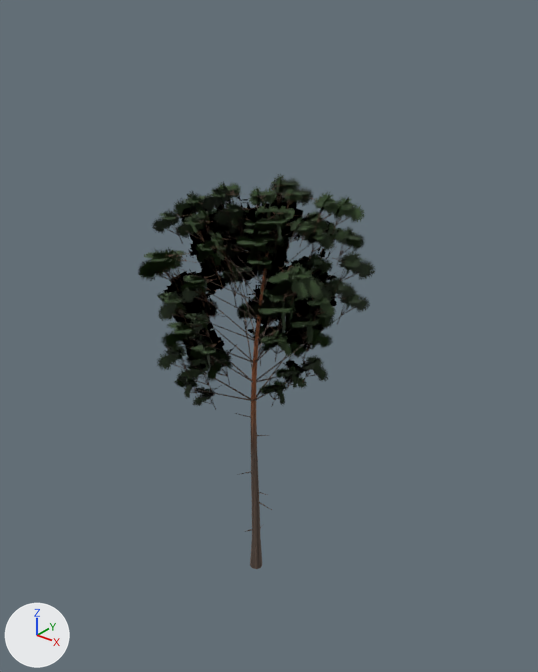
A saved change to the glTF model assets/models/trees/tree_pine.glb.
Camera for both pictures: a camera (50 mm lens) standing at (19.3, -23.0, 27.9) and looking at (0.4, 0.5, 13.3). Lighting does not change. The marker at lower left points along +X, +Y and +Z. The older version comes first. Objects named as collision shapes, trigger or cutter boxes, shadow casters or lower levels of detail are left out. Vertices at exactly the same position are counted once.

Script lines for the objects in view, before the commit:
```python
me_lod0 = bpy.data.meshes.new('LOD0')
me_lod0.from_pydata(...)  # 1522 vertices, 1048 faces; spans x -5.7..5.6, y -5.8..5.8, z 0.0..21.1
# faces by material slot: [490, 558]
me_lod0.materials.append(mat_bark_pine)  # picture img_pine_bark
me_lod0.materials.append(mat_leaf_pine)
ob_lod0 = bpy.data.objects.new('LOD0', me_lod0)
ob_lod0.location = (0.0, 0.0, 0.0)
```
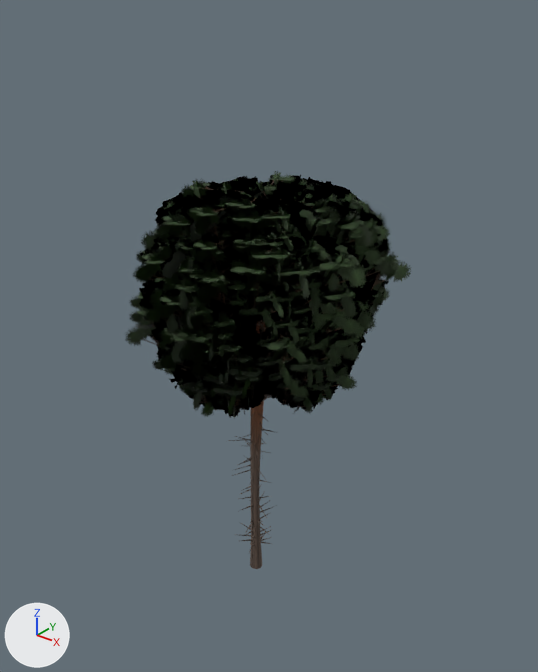
What differs and where, as boxes [x1, y1, x2, y2] in the pictures (538 x 672 px; the box of a moved part takes in the faces that stretch with it):
'LOD0', reshaped
    before: [138, 174, 375, 569]
    after: [133, 187, 380, 569]
'V5_LOD0', added
    after: [125, 197, 389, 561]
'V3_LOD0', added (mostly hidden)
    after: [141, 179, 390, 568]
'V7_LOD0', added
    after: [187, 179, 412, 541]
'V6_LOD0', added
    after: [149, 171, 393, 569]
'V4_LOD0', added (mostly hidden)
    after: [130, 177, 387, 566]
'V2_LOD0', added
    after: [134, 198, 359, 569]
'V1_LOD0', added (mostly hidden)
    after: [130, 200, 392, 569]
'V0_LOD2', added
    after: [162, 192, 359, 558]
part 1 of me_lod0, moved or reshaped (not visible afterwards)
    before: [239, 281, 252, 369]
part 2 of me_lod0, moved or reshaped (not visible afterwards)
    before: [211, 356, 253, 382]
part 3 of me_lod0, moved or reshaped (not visible afterwards)
    before: [256, 311, 348, 381]
part 4 of me_lod0, moved or reshaped (not visible afterwards)
    before: [174, 272, 255, 340]
part 5 of me_lod0, moved or reshaped (not visible afterwards)
    before: [180, 311, 255, 341]
part 6 of me_lod0, moved or reshaped (not visible afterwards)
    before: [172, 265, 260, 303]
part 7 of me_lod0, moved or reshaped (not visible afterwards)
    before: [210, 230, 259, 301]
part 8 of me_lod0, rebuilt (24% wider, 32% taller)
    before: [175, 378, 199, 396]
    after: [180, 384, 210, 408]
part 9 of me_lod0, rebuilt (not visible afterwards)
    before: [237, 303, 258, 337]
part 10 of me_lod0, rebuilt (not visible afterwards)
    before: [169, 306, 187, 323]
part 11 of me_lod0, rebuilt (not visible afterwards)
    before: [206, 352, 233, 384]
part 12 of me_lod0, rebuilt (not visible afterwards)
    before: [206, 347, 230, 385]
part 13 of me_lod0, deleted
    before: [138, 174, 375, 410]
part 14 of me_lod0, built on
    before: [170, 186, 347, 401]
    after: [133, 187, 380, 418]

Edits to the bpy script that builds the scene:
```text
Add mat_impostor_pine_v0:
    mat_impostor_pine_v0 = bpy.data.materials.new('Impostor_pine_v0')
    # uses the picture img_tree_pine_v0_impostor
Change me_lod0:
    remove me_lod0.from_pydata(...)  # 1522 vertices, 1048 faces; spans x -5.7..5.6, y -5.8..5.8, z 0.0..21.1
    add me_lod0.from_pydata(...)  # 1510 vertices, 1042 faces; spans x -5.4..5.8, y -5.6..6.2, z 0.0..20.6
    me_lod0 part 1: the loose piece of 6 vertices spanning x -3.1..0.0, y -0.1..2.6, z 10.9..14.7 is scaled about its middle by (1.02, 1.15, 0.658), then moved by (0.0, 0.2, -0.3)
    me_lod0 part 2: the loose piece of 6 vertices spanning x 0.0..0.8, y -3.8..0.0, z 10.9..14.2 is scaled about its middle by (0.164, 1.03, 0.827), then moved by (-0.3, -0.1, 0.0)
    me_lod0 part 3: the loose piece of 6 vertices spanning x 0.0..3.0, y -0.1..3.0, z 10.9..14.4 is scaled about its middle by (1.23, -0.217, 0.857), then moved by (0.4, -1.8, 0.1)
    me_lod0 part 4: the loose piece of 6 vertices spanning x -4.2..0.1, y -0.8..0.1, z 13.1..15.7 is scaled about its middle by (0.732, 0.044, 1.23), then moved by (0.6, 0.4, 0.4)
    me_lod0 part 5: the loose piece of 6 vertices spanning x -0.8..0.1, y -3.8..0.0, z 13.1..15.7 is scaled about its middle by (-0.16, 1.01, 1.07), then moved by (0.6, 0.0, 0.2)
    me_lod0 part 6: the loose piece of 6 vertices spanning x -0.6..0.3, y -4.2..0.1, z 15.0..17.8 is scaled about its middle by (0.0477, 0.862, 0.977), then moved by (0.4, 0.3, -0.1)
    me_lod0 part 7: the loose piece of 6 vertices spanning x -2.6..0.3, y 0.1, z 15.0..17.9 is turned 137.8 degrees about the z axis through its middle and scaled by 0.383, then moved by (2.4, -0.3, 2.1)
    me_lod0 part 8: the loose piece of 4 vertices spanning x -1.1..0.5, y -4.4..-3.0, z 11.4..13.3 is rebuilt with 4 vertices and now spans x -0.8..1.3, y -4.6..-2.9, z 11.0..13.2
    me_lod0 part 9: the loose piece of 4 vertices spanning x -2.7..-1.1, y 0.4..2.8, z 12.1..14.2 is rebuilt with 4 vertices and now spans x -3.2..-1.0, y 0.7..3.6, z 11.0..14.6
    me_lod0 part 10: the loose piece of 4 vertices spanning x -5.1..-1.8, y -1.5..-0.7, z 12.1..15.5 is rebuilt with 4 vertices and now spans x -4.7..-1.7, y -1.6..0.1, z 12.6..16.1
    me_lod0 part 11: the loose piece of 4 vertices spanning x -1.2..1.8, y -3.1..-1.8, z 11.7..14.3 is rebuilt with 4 vertices and now spans x -0.7..1.3, y -3.1..-1.9, z 11.7..13.7
    me_lod0 part 12: the loose piece of 4 vertices spanning x 0.1..0.6, y -4.2..-0.6, z 11.2..14.8 is rebuilt with 4 vertices and now spans x 0.1..0.5, y -3.8..-1.2, z 11.4..14.0
    me_lod0 part 13: 239 loose pieces with 956 vertices, spanning x -5.7..5.6, y -5.8..5.8, z 9.9..21.1, are deleted
    me_lod0 part 14: 9 vertices moved within x -3.6..2.2, y -1.5..2.7, z 10.0..17.6; 204 vertices removed from x -4.2..5.1, y -4.9..5.2, z 10.0..20.2; 1148 vertices added at x -5.4..5.8, y -5.6..6.2, z 9.4..20.6
    other edits to the shape of me_lod0 do not show in these pictures
Add ob_v7_lod0:
    ob_v7_lod0 = bpy.data.objects.new('V7_LOD0', me_v7_lod0)  # 1510 vertices, 1042 faces; spans x -5.4..6.3, y -5.5..5.3, z 0.0..20.6; in mat_bark_pine (picture img_pine_bark)
    ob_v7_lod0.location = (0.0, 0.0, 0.0)
Add ob_v6_lod0:
    ob_v6_lod0 = bpy.data.objects.new('V6_LOD0', me_v6_lod0)  # 1510 vertices, 1042 faces; spans x -5.0..6.4, y -6.1..5.7, z 0.0..21.0; in mat_bark_pine (picture img_pine_bark)
    ob_v6_lod0.location = (0.0, 0.0, 0.0)
Add ob_v5_lod0:
    ob_v5_lod0 = bpy.data.objects.new('V5_LOD0', me_v5_lod0)  # 1510 vertices, 1042 faces; spans x -5.6..6.7, y -6.0..5.8, z 0.0..20.7; in mat_bark_pine (picture img_pine_bark)
    ob_v5_lod0.location = (0.0, 0.0, 0.0)
Add ob_v4_lod0:
    ob_v4_lod0 = bpy.data.objects.new('V4_LOD0', me_v4_lod0)  # 1510 vertices, 1042 faces; spans x -5.1..6.6, y -6.1..6.5, z 0.0..20.9; in mat_bark_pine (picture img_pine_bark)
    ob_v4_lod0.location = (0.0, 0.0, 0.0)
Add ob_v3_lod0:
    ob_v3_lod0 = bpy.data.objects.new('V3_LOD0', me_v3_lod0)  # 1510 vertices, 1042 faces; spans x -5.1..6.7, y -5.7..5.2, z 0.0..20.7; in mat_bark_pine (picture img_pine_bark)
    ob_v3_lod0.location = (0.0, 0.0, 0.0)
Add ob_v2_lod0:
    ob_v2_lod0 = bpy.data.objects.new('V2_LOD0', me_v2_lod0)  # 1510 vertices, 1042 faces; spans x -5.3..5.7, y -5.8..5.6, z 0.0..20.8; in mat_bark_pine (picture img_pine_bark)
    ob_v2_lod0.location = (0.0, 0.0, 0.0)
Add ob_v1_lod0:
    ob_v1_lod0 = bpy.data.objects.new('V1_LOD0', me_v1_lod0)  # 1510 vertices, 1042 faces; spans x -5.1..6.0, y -5.6..5.9, z 0.0..20.3; in mat_bark_pine (picture img_pine_bark)
    ob_v1_lod0.location = (0.0, 0.0, 0.0)
Add ob_v0_lod2:
    ob_v0_lod2 = bpy.data.objects.new('V0_LOD2', me_v0_lod2)  # 8 vertices, 4 faces; spans x -6.4..6.4, y -6.4..6.4, z 0.0..25.7
    ob_v0_lod2.location = (0.0, 0.0, 0.0)
```
